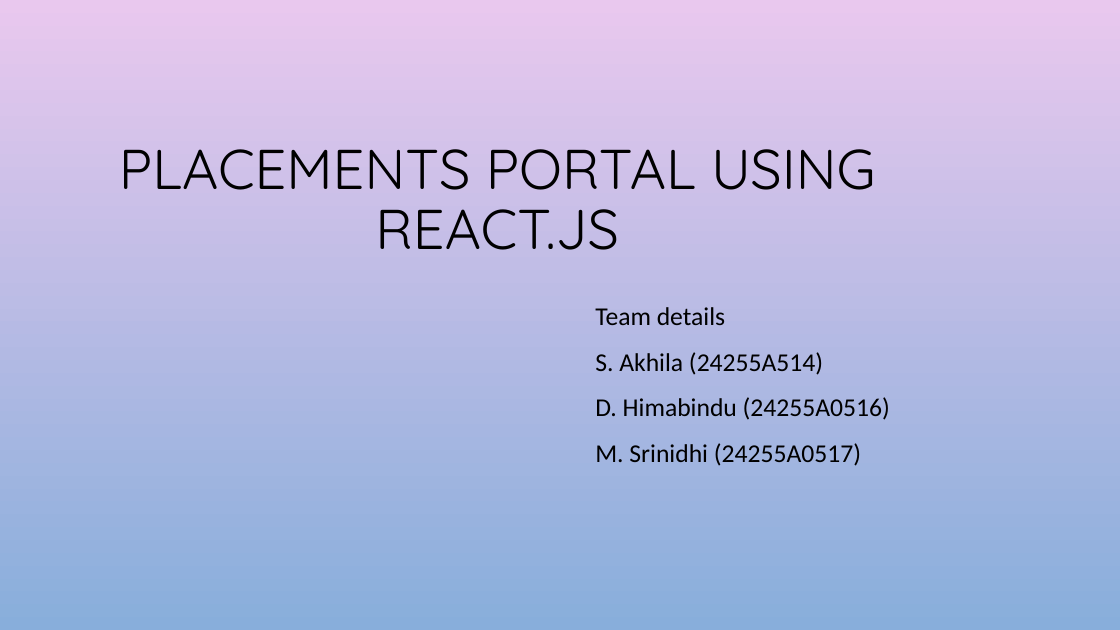
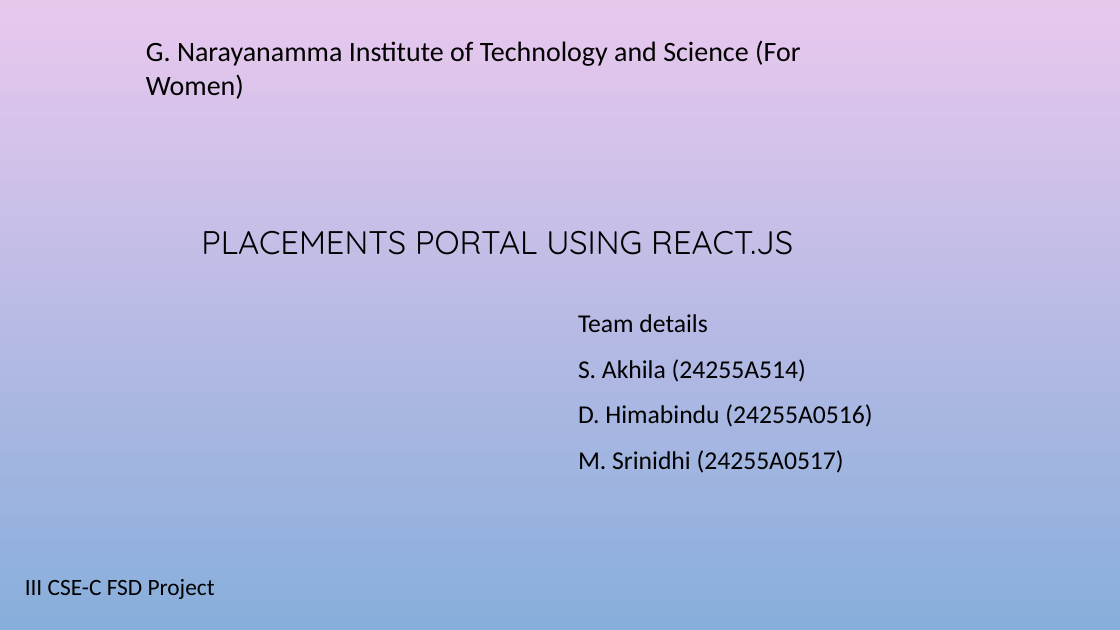
Before and after one commit to AkhilaS17/PlacePrepPortal, a slide deck: slide 1 of Placeprep.pptx. Drawn at 1120x630 pixels with LibreOffice and Linux fonts; fonts in the diff are those of the drawing; background and template pictures are left out. Boxes give left, top, right and bottom in pixels: in the first picture for what was removed or moved away, otherwise in the second. Text is boxed around its words. In the diff, an @@ line names an element or a change of style, - is before the commit and + after.

```diff
--- a/Placeprep.pptx
+++ b/Placeprep.pptx
@@ text added at box(146, 40, 800, 99), 24 pt, text #000000 @@
+G. Narayanamma Institute of Technology and Science (For Women)
@@ title "PLACEMENTS PORTAL USING REACT.JS": place and size @@
-title "PLACEMENTS PORTAL USING REACT.JS" at box(119, 149, 875, 250)
+title "PLACEMENTS PORTAL USING REACT.JS" at box(201, 230, 793, 255)
@@ title "PLACEMENTS PORTAL USING REACT.JS" at box(201, 230, 793, 255): size 48 to 28 pt @@
@@ subtitle "Team details": place and size @@
-subtitle "Team details" at box(595, 307, 890, 466)
+subtitle "Team details" at box(578, 314, 872, 473)
@@ text added at box(25, 579, 215, 599), 20 pt, text #000000 @@
+III CSE-C FSD Project
```
Also in this commit, not shown: 12 other slides changed.
